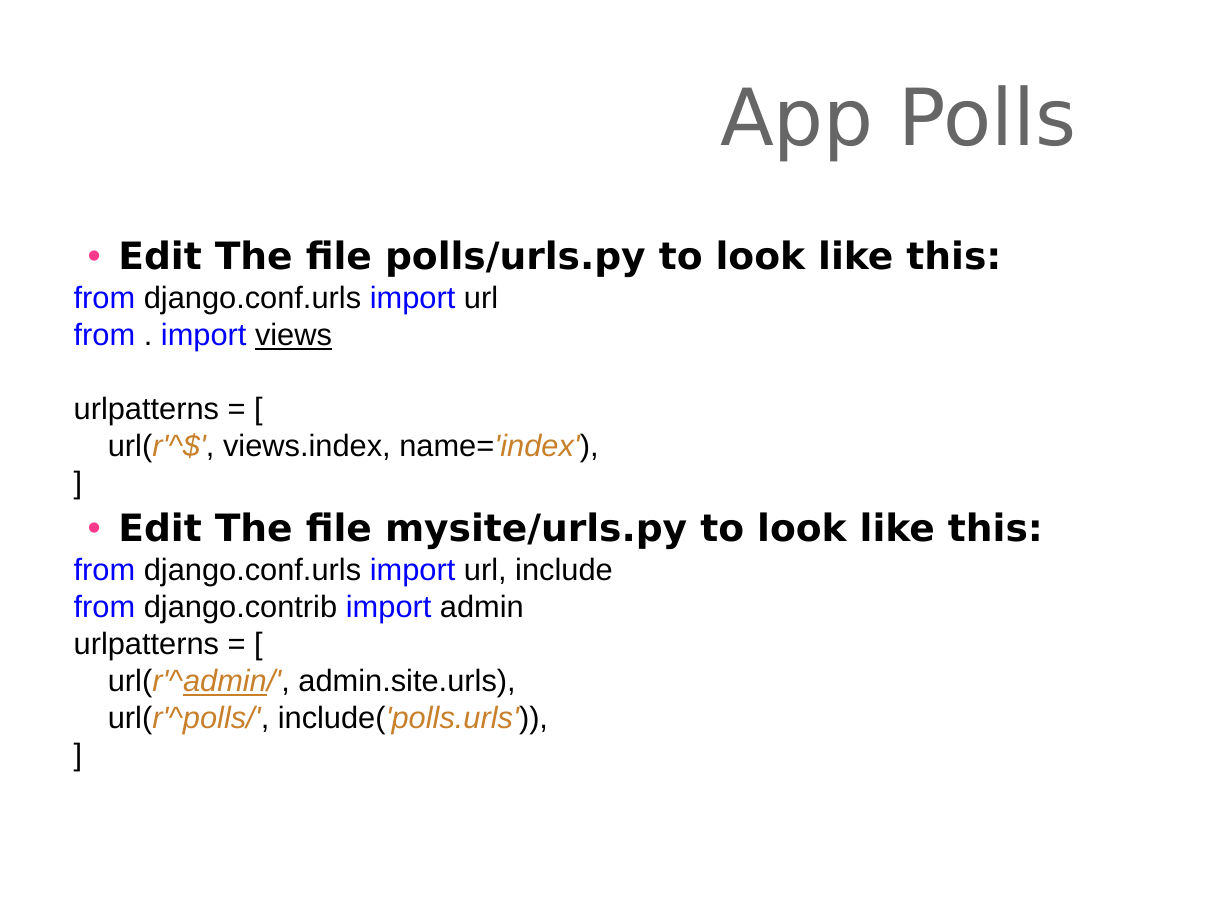
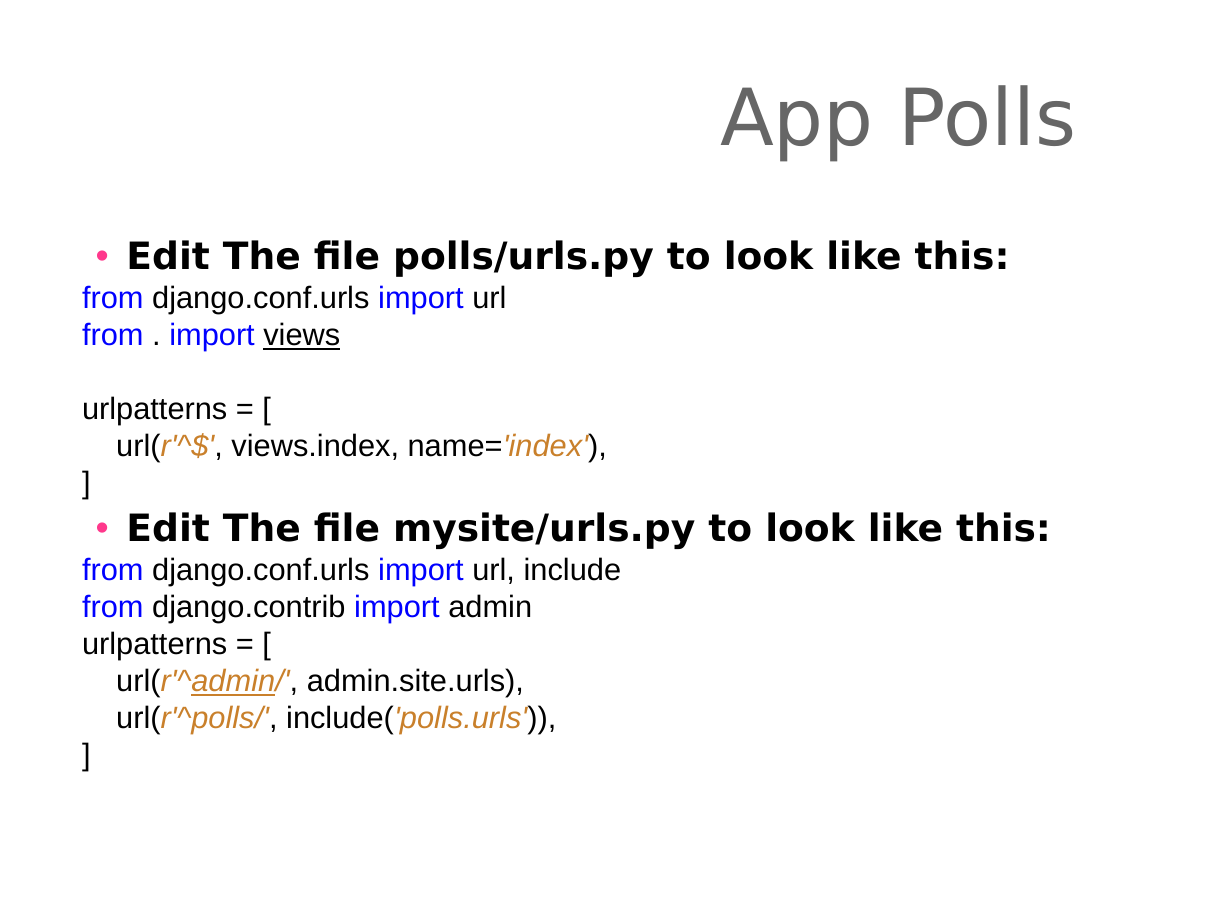
Before and after one commit to derekawilson72/CodeIT-viz-prj, a slide deck: slide 5 of Presentations/djangointroduction-Lesson02.ppt. Drawn at 1232x924 pixels with LibreOffice and Linux fonts; fonts in the diff are those of the drawing; background and template pictures are left out. Boxes give left, top, right and bottom in pixels: in the first picture for what was removed or moved away, otherwise in the second. Text is boxed around its words. In the diff, an @@ line names an element or a change of style, - is before the commit and + after.

```diff
--- a/Presentations/djangointroduction-Lesson02.ppt
+++ b/Presentations/djangointroduction-Lesson02.ppt
@@ text "Edit The file polls/urls.py to ...": place and size @@
-text "Edit The file polls/urls.py to ..." at <box>74,240,1043,733</box>
+text "Edit The file polls/urls.py to ..." at <box>82,240,1051,733</box>
```
Also in this commit, not shown: 1 other slide changed, 1 slide added, 3 other files.
